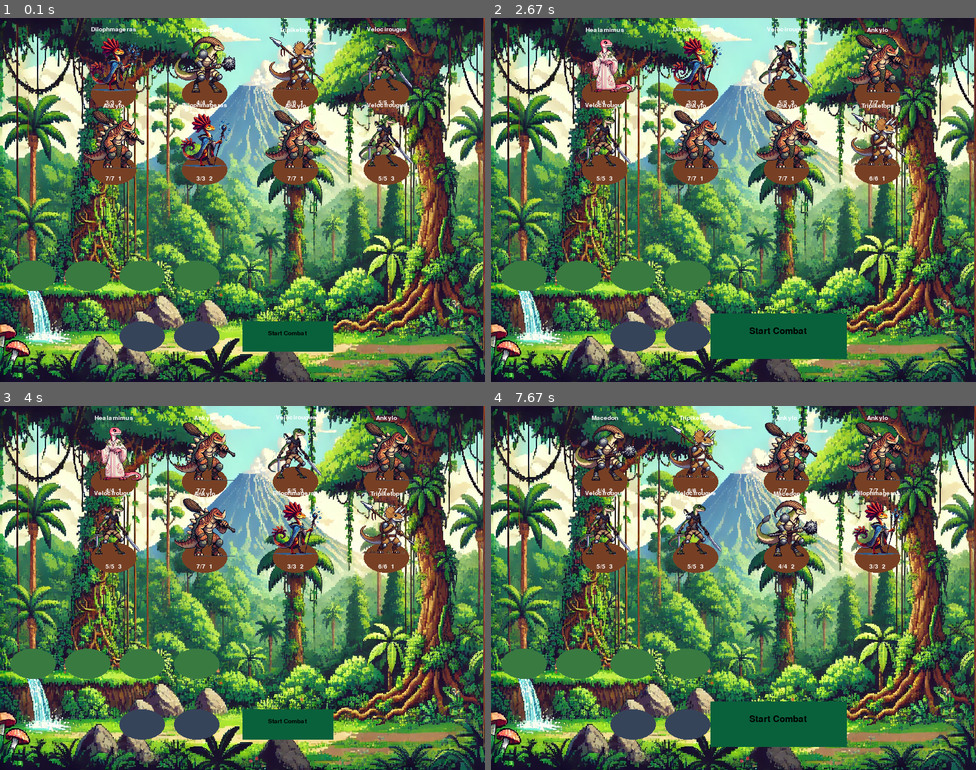
Above: before the commit, frames 1-4 (two rows, left to right).
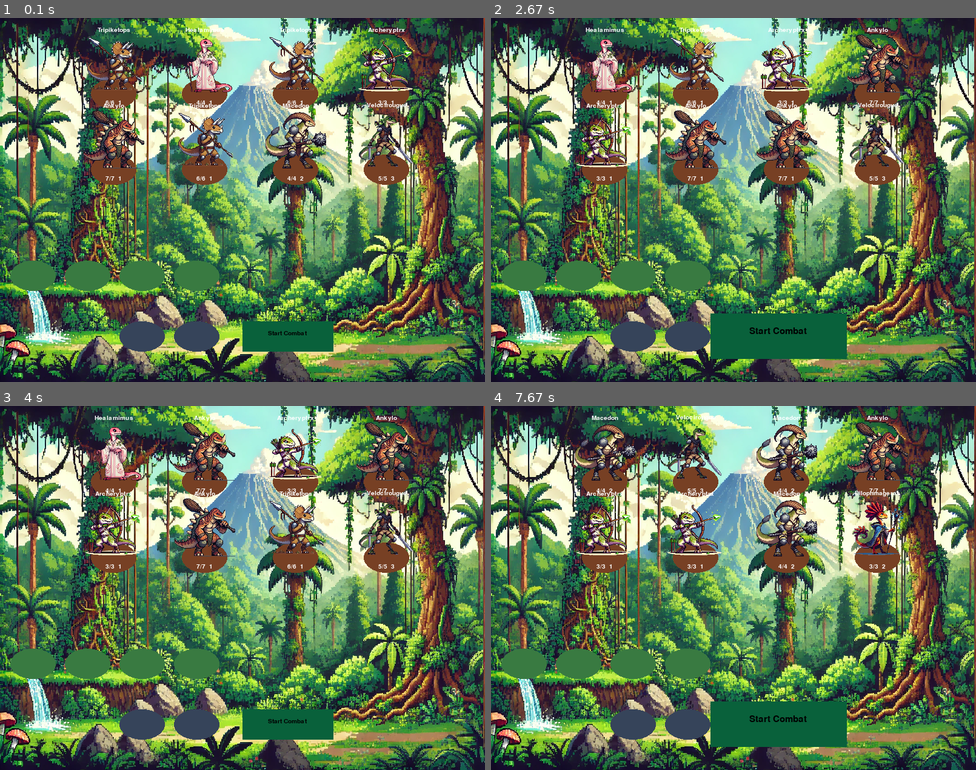
Above: after the commit, the same moments.

Repository: ENorell/RogueTroupe
Game: pygame game, started from main.py
The game is run twice, just before and just after one commit, with the same random seed, the same clock (stepped at 60 frames per second) and the same inputs.
Inputs (mouse positions are in pixels of both pictures, inside the frame that each line leads up to):
- Up to frame 1 (0.1 s): no input
- Up to frame 2 (2.67 s): click "Start Combat" at 0.38 s; click "Continue..." at 0.72 s; press the mouse at (777, 338) at 1.03 s; move the mouse to (723, 229) at 1.13 s; release the mouse at (665, 123) at 1.27 s; click "Continue..." at 2.38 s
- Up to frame 3 (4 s): press the mouse at (295, 558) at 2.7 s; move the mouse to (247, 515) at 2.8 s; release the mouse at (198, 471) at 2.93 s; press the mouse at (87, 664) at 3.03 s; move the mouse to (145, 642) at 3.13 s; release the mouse at (198, 624) at 3.27 s; press the mouse at (140, 664) at 3.37 s; move the mouse to (106, 573) at 3.47 s; release the mouse at (77, 478) at 3.6 s; press the mouse at (87, 664) at 3.7 s; move the mouse to (160, 646) at 3.8 s; release the mouse at (232, 631) at 3.93 s
- Up to frame 4 (7.67 s): press the mouse at (786, 482) at 4.03 s; move the mouse to (845, 478) at 4.13 s; release the mouse at (908, 475) at 4.27 s; press the mouse at (685, 726) at 4.37 s; move the mouse to (621, 675) at 4.47 s; release the mouse at (558, 624) at 4.6 s; press the mouse at (786, 558) at 4.7 s; move the mouse to (733, 598) at 4.8 s; release the mouse at (680, 638) at 4.93 s; press the mouse at (631, 664) at 5.03 s; move the mouse to (709, 693) at 5.13 s; release the mouse at (782, 722) at 5.27 s; press the mouse at (879, 482) at 5.37 s; move the mouse to (801, 497) at 5.47 s; release the mouse at (723, 511) at 5.6 s; press the mouse at (777, 726) at 5.7 s; move the mouse to (786, 646) at 5.8 s; release the mouse at (791, 573) at 5.93 s; press the mouse at (631, 726) at 6.03 s; move the mouse to (617, 653) at 6.13 s; release the mouse at (597, 588) at 6.27 s; press the mouse at (602, 558) at 6.37 s; move the mouse to (665, 547) at 6.47 s; release the mouse at (733, 537) at 6.6 s; press the mouse at (786, 558) at 6.7 s; move the mouse to (670, 522) at 6.8 s; release the mouse at (554, 486) at 6.93 s; click (777, 726) at 7.05 s; click (777, 726) at 7.38 s

The runs differ from the first frame. In frame 1, 5.2% of the frame differs, in the area x 18-86%, y 2-45%; in frame 2, 3.7%; in frame 3, 3.8%; in frame 4, 3.9%.

Commit message:
shop image

Diff:
--- a/shop_state.py
+++ b/shop_state.py
@@ -1,5 +1,5 @@
 from state_machine import State, StateChoice
-from character import Character, Tankylosaurus, Macedon, Healamimus, Dilophmageras, Tripiketops, Velocirougue
+from character import Character, Tankylosaurus, Macedon, Healamimus, Dilophmageras, Tripiketops, Velocirougue, Archeryptrx
 from character_slot import CharacterSlot, generate_characters
 from drag_dropper import DragDropper, DragDropRenderer
 from interfaces import UserInput
@@ -15,7 +15,8 @@
     Healamimus,
     Dilophmageras,
     Tripiketops,
-    Velocirougue
+    Velocirougue,
+    Archeryptrx
 ]
 
 SHOP_TOP_LEFT_POSITION: Final[Vector] = (150,100)
Binary file added: assets/backgrounds/shop_jungle.webp
